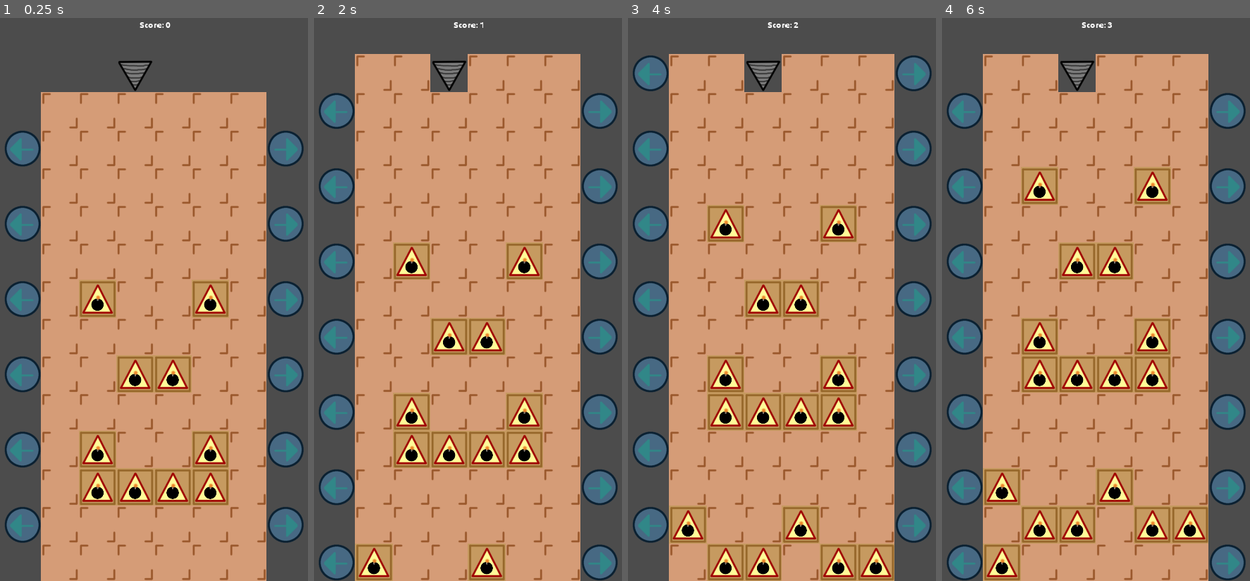
Above: before the commit, frames 1-4 (left to right).
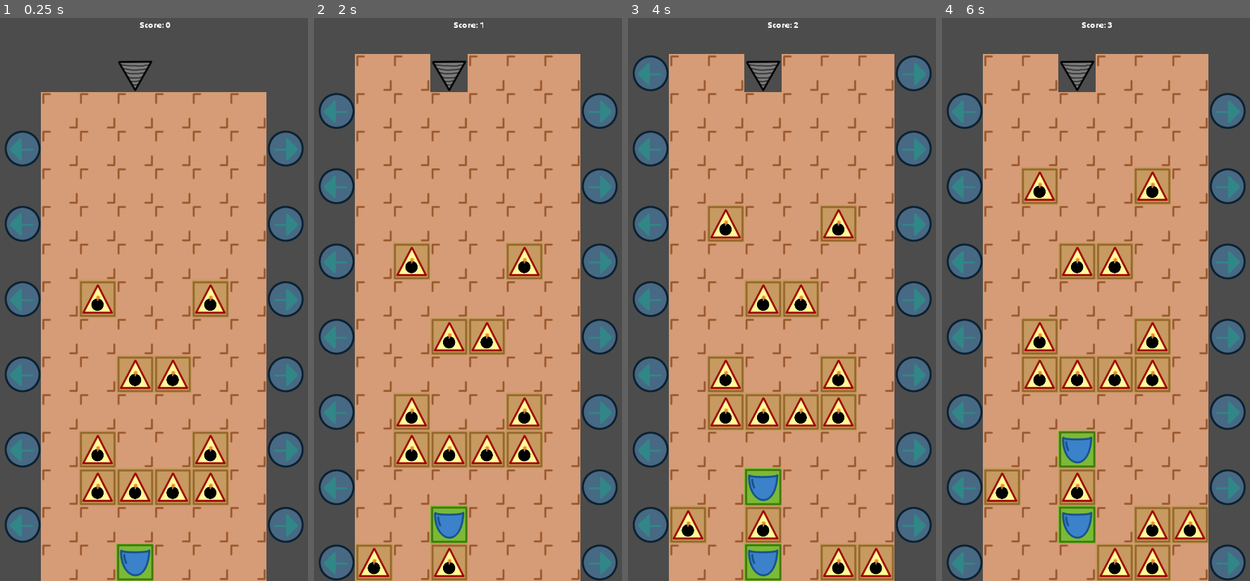
Above: after the commit, the same moments.

Repository: moisesjbc/fosu
Game: Godot game, scene res://gameplay/main/main.tscn
Two runs of this game, one before a commit and one after it. Both use one fixed random seed, a clock stepped at 60 frames per second and the inputs below.
Inputs (mouse positions are in pixels of both pictures, inside the frame that each line leads up to):
- Up to frame 1 (0.25 s): no input
- Up to frame 2 (2 s): tap Enter at 0.5 s; move the mouse to (538, 271) at 0.52 s; click (538, 271) at 0.67 s; tap Space at 1.25 s; move the mouse to (406, 327) at 1.27 s; click (406, 327) at 1.42 s
- Up to frame 3 (4 s): move the mouse to (815, 175) at 2.02 s; click (815, 175) at 2.17 s; tap Enter at 2.75 s; move the mouse to (766, 412) at 2.77 s; click (766, 412) at 2.92 s; tap Space at 3.5 s; move the mouse to (877, 383) at 3.52 s; click (877, 383) at 3.67 s
- Up to frame 4 (6 s): tap Enter at 4.25 s; move the mouse to (1000, 215) at 4.27 s; click (1000, 215) at 4.42 s; tap Space at 5 s; move the mouse to (1111, 299) at 5.02 s; click (1111, 299) at 5.17 s; move the mouse to (1049, 158) at 5.77 s; click (1049, 158) at 5.92 s

The runs differ from the first frame. In frame 1, 0.8% of the frame differs, in the area x 37-50%, y 93-100%; in frame 2, 1.8%; in frame 3, 3.1%; in frame 4, 4.6%, in the area x 13-75%, y 73-100%.

Commit message:
Add shield mechanic

Diff:
--- a/godot-project/gameplay/driller/driller.gd
+++ b/godot-project/gameplay/driller/driller.gd
@@ -2,8 +2,25 @@
 
 
 signal block_drilled
+var shield_activated = false
+
+
+func _ready():
+	deactivate_shield()
 
 
 func _on_timer_timeout():
 	move_and_collide(Vector2(0, 128))
 	emit_signal("block_drilled", self)
+
+
+func activate_shield():
+	$shield.visible = true
+
+
+func deactivate_shield():
+	$shield.visible = false
+
+
+func shield_activated():
+	return $shield.visible
--- a/godot-project/gameplay/driller/driller.tscn
+++ b/godot-project/gameplay/driller/driller.tscn
@@ -1,7 +1,8 @@
-[gd_scene load_steps=4 format=2]
+[gd_scene load_steps=5 format=2]
 
 [ext_resource path="res://gameplay/driller/driller.png" type="Texture" id=1]
 [ext_resource path="res://gameplay/driller/driller.gd" type="Script" id=2]
+[ext_resource path="res://gameplay/driller/driller_shield.png" type="Texture" id=3]
 
 [sub_resource type="RectangleShape2D" id=1]
 extents = Vector2( 36.5, 46 )
@@ -17,3 +18,8 @@
 [node name="collision_shape" type="CollisionShape2D" parent="."]
 position = Vector2( 1.5, 10 )
 shape = SubResource( 1 )
+
+[node name="shield" type="Sprite" parent="."]
+position = Vector2( 1, 0 )
+scale = Vector2( 1.1, 1.1 )
+texture = ExtResource( 3 )
--- a/godot-project/gameplay/level/level.gd
+++ b/godot-project/gameplay/level/level.gd
@@ -5,6 +5,7 @@
 const RIGHT_ARROW_ID = 2
 const EARTH_ID = 0
 const BOMB_ID = 4
+const SHIELD_ID = 5
 
 const FIRST_TILE_COLUMN = 1
 const LAST_TILE_COLUMN = 6
@@ -17,8 +18,9 @@
 
 var driller
 
+var drill_timeout
 var special_cell_probability
-var drill_timeout
+var powerup_probability
 
 var add_arrows_on_new_row
 
@@ -27,12 +29,13 @@
 signal row_drilled
 
 
-func start(driller, drill_timeout, special_cell_probability):
+func start(driller, drill_timeout, special_cell_probability, powerup_probability):
 	add_arrows_on_new_row = true
 
 	self.driller = driller
 	self.special_cell_probability = special_cell_probability
 	self.drill_timeout = drill_timeout
+	self.powerup_probability = powerup_probability
 
 	$drill_timer.start(drill_timeout)
 
@@ -41,6 +44,7 @@
 	if event is InputEventMouseButton and event.pressed == false:
 		var tilemap_pos = world_to_map(get_global_mouse_position())
 		var clicked_tile = get_cellv(tilemap_pos)
+		print("clicked_tile ", clicked_tile)
 
 		if clicked_tile == LEFT_ARROW_ID:
 			move_row_left(tilemap_pos.y)
@@ -94,7 +98,12 @@
 	var driller_tile = get_cellv(driller_current_pos)
 	emit_signal("row_drilled")
 	if driller_tile == BOMB_ID:
-		emit_signal("bomb_drilled")
+		if driller.shield_activated():
+			driller.deactivate_shield()
+		else:
+			emit_signal("bomb_drilled")
+	elif driller_tile == SHIELD_ID:
+		driller.activate_shield()
 	set_cellv(driller_current_pos, -1)
 
 	print("drill_timeout ", drill_timeout)
@@ -102,6 +111,7 @@
 
 
 func create_new_row():
+	var powerup_already_added = false
 	randomize()
 	print("special_cell_probability ", special_cell_probability)
 
@@ -109,8 +119,12 @@
 	var safe_column = FIRST_TILE_COLUMN + (randi() % (LAST_VISIBLE_ROW - FIRST_TILE_COLUMN))
 	for column_index in range(FIRST_TILE_COLUMN, LAST_TILE_COLUMN + 1):
 		var cell_value = EARTH_ID
-		if column_index != safe_column and randf() < special_cell_probability:
-			cell_value = BOMB_ID
+		if column_index != safe_column and randf() <= special_cell_probability:
+			if not powerup_already_added and randf() <= powerup_probability:
+				powerup_already_added = true
+				cell_value = SHIELD_ID
+			else:
+				cell_value = BOMB_ID
 		set_cell(column_index, LAST_VISIBLE_ROW + 1, cell_value)
 
 	# Add arrows (if applicable)
--- a/godot-project/gameplay/level/level.tscn
+++ b/godot-project/gameplay/level/level.tscn
@@ -1,7 +1,8 @@
-[gd_scene load_steps=7 format=2]
+[gd_scene load_steps=8 format=2]
 
 [ext_resource path="res://gameplay/level/tiles/earth.png" type="Texture" id=1]
 [ext_resource path="res://gameplay/level/tiles/right_arrow.png" type="Texture" id=2]
+[ext_resource path="res://gameplay/level/tiles/shield.png" type="Texture" id=3]
 [ext_resource path="res://gameplay/level/tiles/left_arrow.png" type="Texture" id=4]
 [ext_resource path="res://gameplay/level/level.gd" type="Script" id=5]
 [ext_resource path="res://gameplay/level/tiles/bomb.png" type="Texture" id=6]
@@ -63,13 +64,27 @@
 4/shape_one_way_margin = 0.0
 4/shapes = [  ]
 4/z_index = 0
+5/name = "shield.png 5"
+5/texture = ExtResource( 3 )
+5/tex_offset = Vector2( 0, 0 )
+5/modulate = Color( 1, 1, 1, 1 )
+5/region = Rect2( 0, 0, 128, 128 )
+5/tile_mode = 0
+5/occluder_offset = Vector2( 0, 0 )
+5/navigation_offset = Vector2( 0, 0 )
+5/shape_offset = Vector2( 0, 0 )
+5/shape_transform = Transform2D( 1, 0, 0, 1, 0, 0 )
+5/shape_one_way = false
+5/shape_one_way_margin = 0.0
+5/shapes = [  ]
+5/z_index = 0
 
 [node name="level" type="TileMap"]
 position = Vector2( 24, 0 )
 tile_set = SubResource( 1 )
 cell_size = Vector2( 128, 128 )
 format = 1
-tile_data = PoolIntArray( 131073, 0, 0, 131074, 0, 0, 131075 …(1138 unchanged characters)…  0, 917505, 0, 0, 917506, 0, 0, 917507, 0, 0, 917508, 0, 0, 917509, 0, 0, 917510, 0, 0 )
+tile_data = PoolIntArray( 131073, 0, 0, 131074, 0, 0, 131075 …(1138 unchanged characters)…  0, 917505, 0, 0, 917506, 0, 0, 917507, 5, 0, 917508, 0, 0, 917509, 0, 0, 917510, 0, 0 )
 script = ExtResource( 5 )
 
 [node name="drill_timer" type="Timer" parent="."]
--- a/godot-project/gameplay/main/main.gd
+++ b/godot-project/gameplay/main/main.gd
@@ -1,14 +1,17 @@
 extends Node2D
 
 export var INITIAL_DRILL_TIMEOUT = 2
-export var DELTA_DRILL_TIMEOUT = 0.1
+export var DELTA_DRILL_TIMEOUT = -0.1
 
 export var INITIAL_SPECIAL_CELL_PROBABILITY = 0.3
-export var SPECIAL_CELL_PROBABILITY_DELTA = 0.05
+export var SPECIAL_CELL_PROBABILITY_DELTA = 0.01
+
+export var INITIAL_POWERUP_PROBABILITY = 0.1
+export var POWERUP_PROBABILITY_DELTA = -0.001
 
 
 func _ready():
-	$level.start($driller, INITIAL_DRILL_TIMEOUT, INITIAL_SPECIAL_CELL_PROBABILITY)
+	$level.start($driller, INITIAL_DRILL_TIMEOUT, INITIAL_SPECIAL_CELL_PROBABILITY, INITIAL_POWERUP_PROBABILITY)
 
 
 func _on_level_bomb_drilled():
@@ -16,8 +19,9 @@
 
 
 func _on_difficulty_timer_timeout():
-	$level.drill_timeout -= DELTA_DRILL_TIMEOUT
+	$level.drill_timeout += DELTA_DRILL_TIMEOUT
 	$level.special_cell_probability += SPECIAL_CELL_PROBABILITY_DELTA
+	$level.powerup_probability += POWERUP_PROBABILITY_DELTA
 
 
 func _on_level_row_drilled():
Binary file added: godot-project/gameplay/driller/driller_shield.png
Not shown, added: godot-project/gameplay/driller/driller_shield.png.import
Binary file added: godot-project/gameplay/level/tiles/shield.png
Not shown, added: godot-project/gameplay/level/tiles/shield.png.import
Not shown, changed: designs/driller.xcf
Not shown, added: designs/shield.xcf
